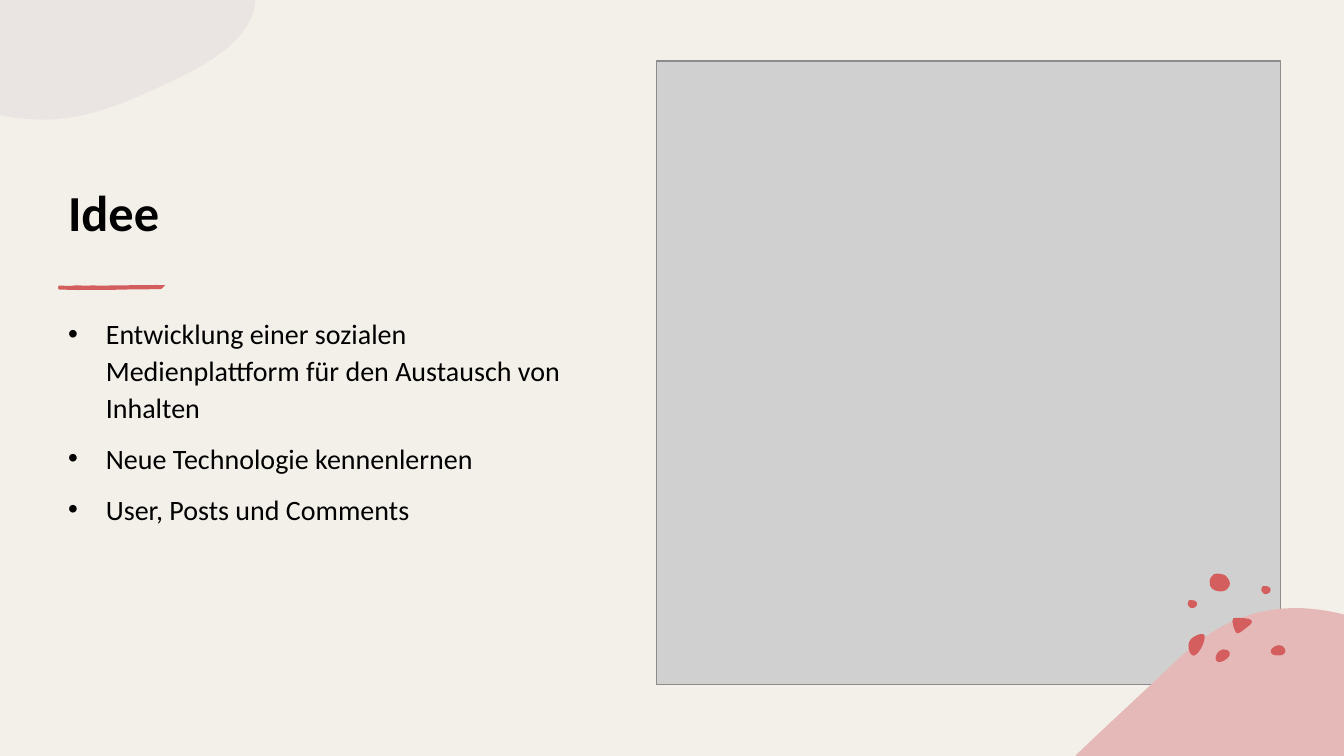
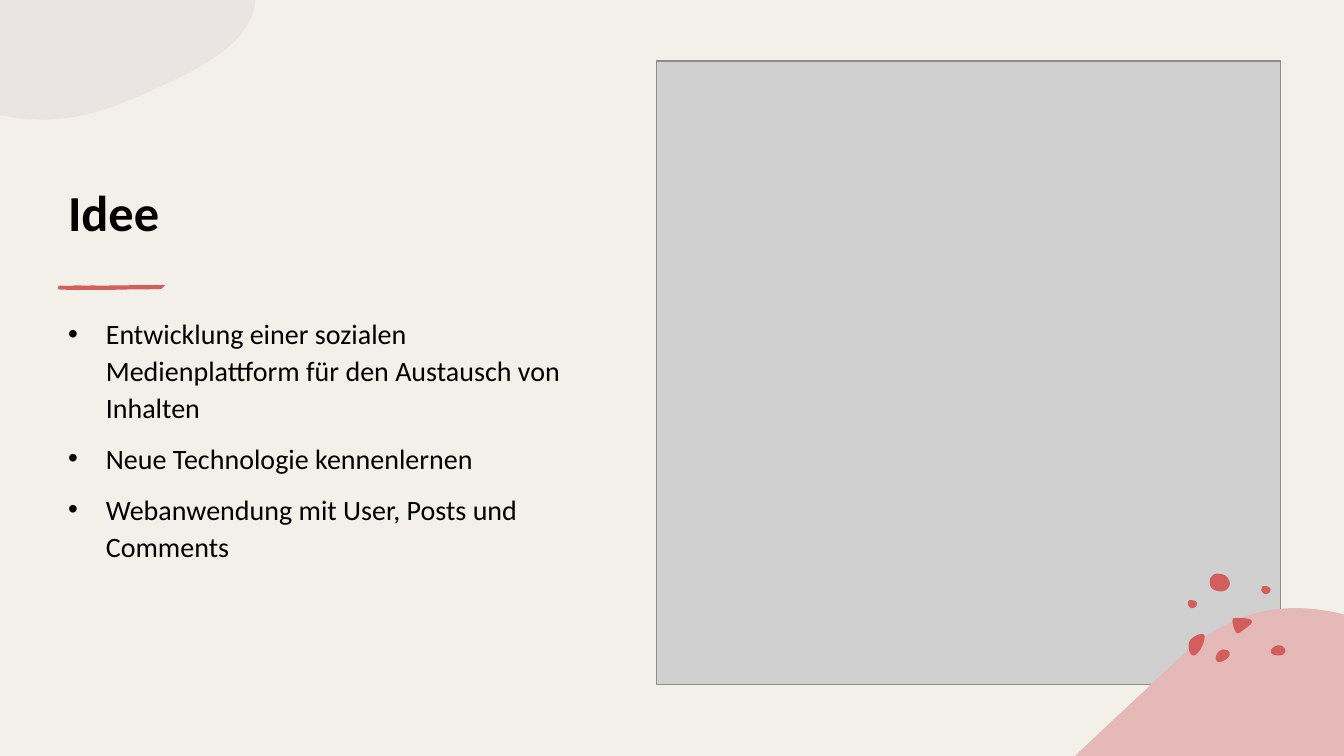
Before and after one commit to simonstreuli/Abschlussprojekt, a slide deck: slide 3 of documents/LinkUpPraesentation.pptx. Drawn at 1344x756 pixels with LibreOffice and Linux fonts; fonts in the diff are those of the drawing; grey boxes stand for pictures. Boxes give left, top, right and bottom in pixels: in the first picture for what was removed or moved away, otherwise in the second. Text is boxed around its words. In the diff, an @@ line names an element or a change of style, - is before the commit and + after.

```diff
--- a/documents/LinkUpPraesentation.pptx
+++ b/documents/LinkUpPraesentation.pptx
@@ text at (106, 500, 517, 558): text changed @@
-• User, Posts und Comments
+• Webanwendung mit User, Posts und Comments
```
Also in this commit, not shown: 5 other slides changed, 1 slide added, 15 other files.
